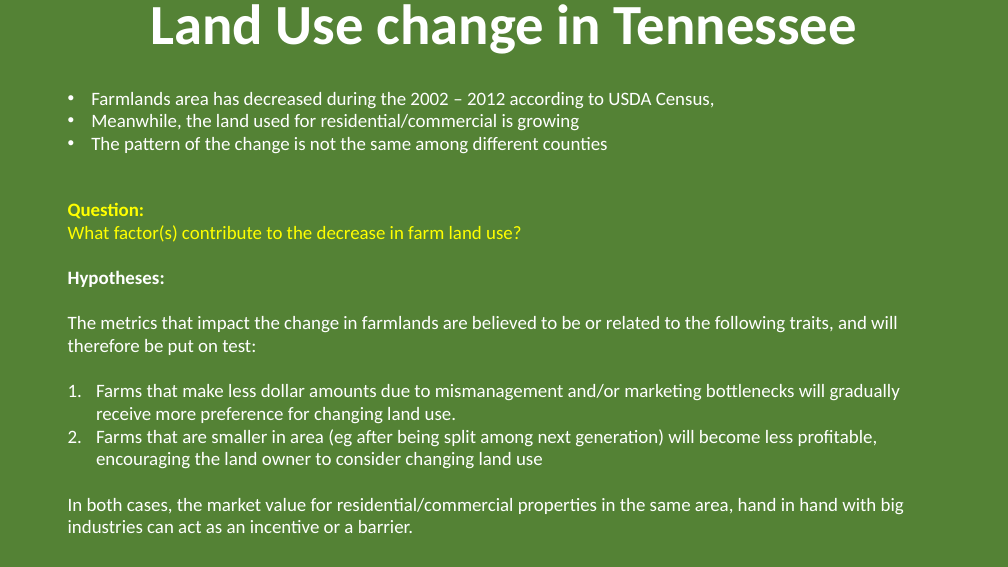
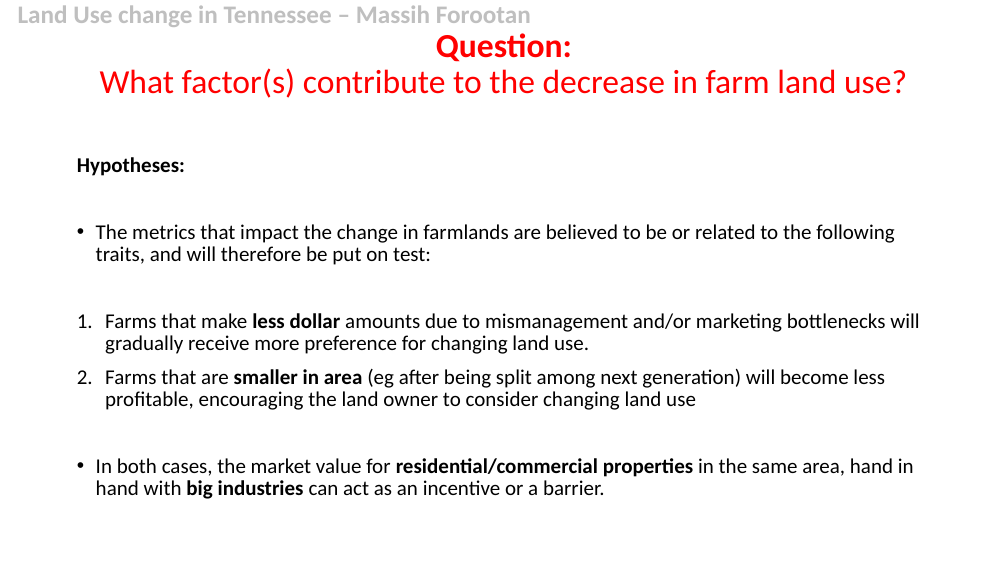
Before and after one commit to mforootan/NSS_Capstone_TN_land_use, a slide deck: slide 3 of capstone.pptx (slide 1 before the commit). Drawn at 1008x567 pixels with LibreOffice and Linux fonts; fonts in the diff are those of the drawing. Boxes give left, top, right and bottom in pixels: in the first picture for what was removed or moved away, otherwise in the second. Text is boxed around its words. In the diff, an @@ line names an element or a change of style, - is before the commit and + after.

```diff
--- a/capstone.pptx
+++ b/capstone.pptx
@@ background #548235 to #FFFFFF @@
@@ text "Land Use change in Tennessee ..." at (18, 5, 531, 27): vertical alignment bottom to middle @@
@@ text at (18, 5, 531, 27): text changed; size 54 to 24 pt; text colour #FFFFFF to #BFBFBF @@
-Land Use change in Tennessee
+Land Use change in Tennessee – Massih Forootan
@@ title added at (100, 33, 907, 98), 32 pt, text #FF0000 @@
+Question:
+What factor(s) contribute to the decrease in farm land use?
@@ text removed at (91, 92, 715, 154) @@
-• Farmlands area has decreased during the 2002 – 2012 according to USDA Census,
-• Meanwhile, the land used for residential/commercial is growing
-• The pattern of the change is not the same among different counties
@@ text "Hypotheses:": place and size @@
-text "Hypotheses:" at (68, 203, 904, 533)
+text "Hypotheses:" at (77, 157, 919, 499)
@@ text "Hypotheses:" at (77, 157, 919, 499): size 18 to 20 pt, text colour #FFFFFF to #000000; bold on in "less dollar", "smaller in area", "residential/commercial properties big industries"; line spacing 1 to 0.9; more space between paragraphs; bullet none to • @@
@@ text at (68, 203, 521, 242): paragraphs removed @@
-Question:
-What factor(s) contribute to the decrease in farm land use?
```
Also in this commit, not shown: 1 other slide changed, 11 slides added, 1 slide removed, 17 other files.
